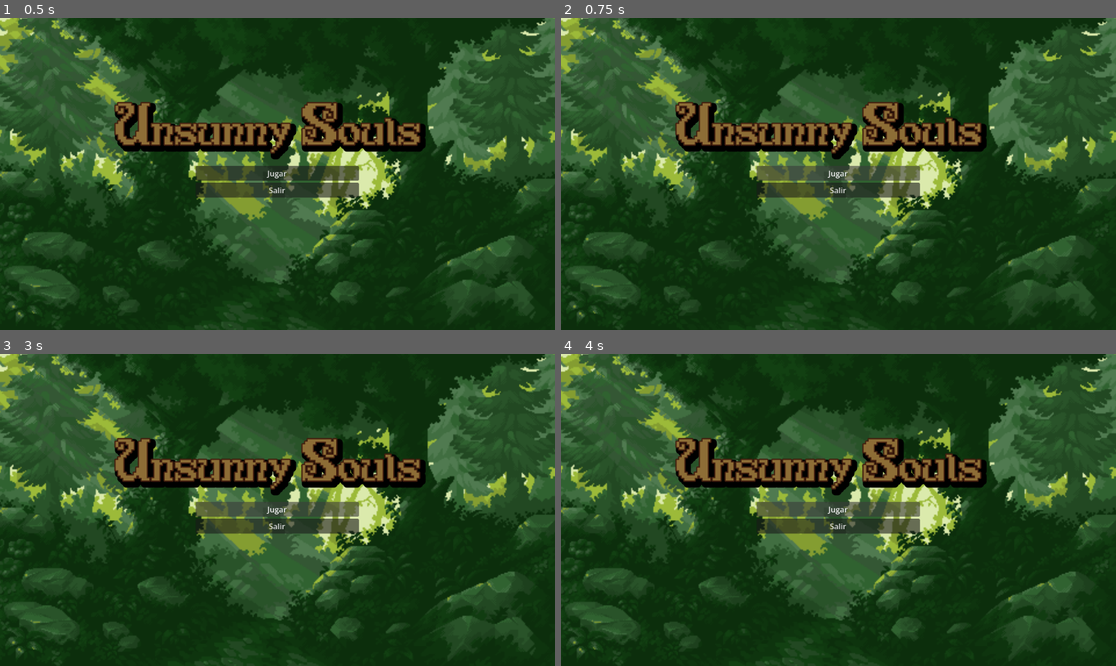
Above: before the commit, frames 1-4 (two rows, left to right).
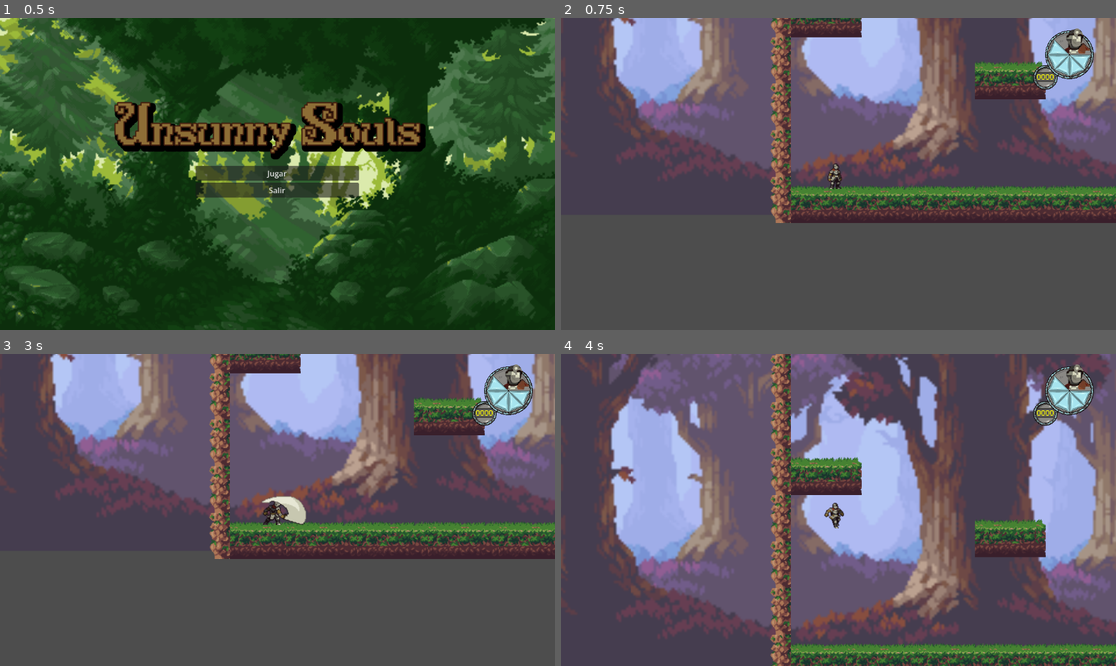
Above: after the commit, the same moments.

Repository: Gusiprox/Unsunny-Souls
Game: Godot game, scene res://menus/menu_start/menu.tscn
Same seed, same stepped clock (60 frames per second), same inputs: the game is played once before the commit and once after it. This scene is started directly instead of the project's main scene.
Inputs (mouse positions are in pixels of both pictures, inside the frame that each line leads up to):
- Up to frame 1 (0.5 s): no input
- Up to frame 2 (0.75 s): click "Jugar" at 0.5 s
- Up to frame 3 (3 s): click (277, 510) at 1.25 s, where only the run before the commit has a clickable "Jugar"; click (277, 510) at 2 s, where only the run before the commit has a clickable "Jugar"; tap Enter at 2.75 s; tap J (atack) at 2.85 s
- Up to frame 4 (4 s): tap Space (jump) at 3.02, 3.5, 3.77 s; tap Shift (dash) at 3.6 s

Frame 1 is identical in both runs. In frame 2, 99% of the frame differs, in the area x 0-100%, y 0-100%; in frame 3, 99%; in frame 4, 100%.

Commit message:
Menú añadido

Diff:
--- a/menus/menu_start/menu.gd
+++ b/menus/menu_start/menu.gd
@@ -2,7 +2,7 @@
 
 
 func _on_btn_start_pressed():
-	get_tree().change_scene_to_file("res://enviroment/environment.tscn")
+	get_tree().change_scene_to_file("res://environment/levels/nivel_1.tscn")
 
 
 func _on_btn_exit_pressed() -> void:
